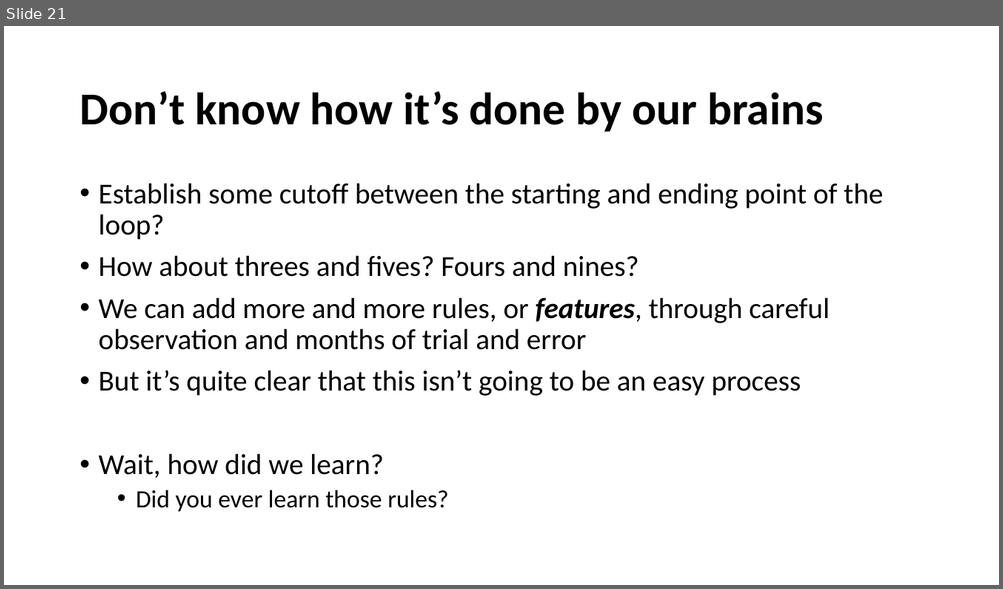
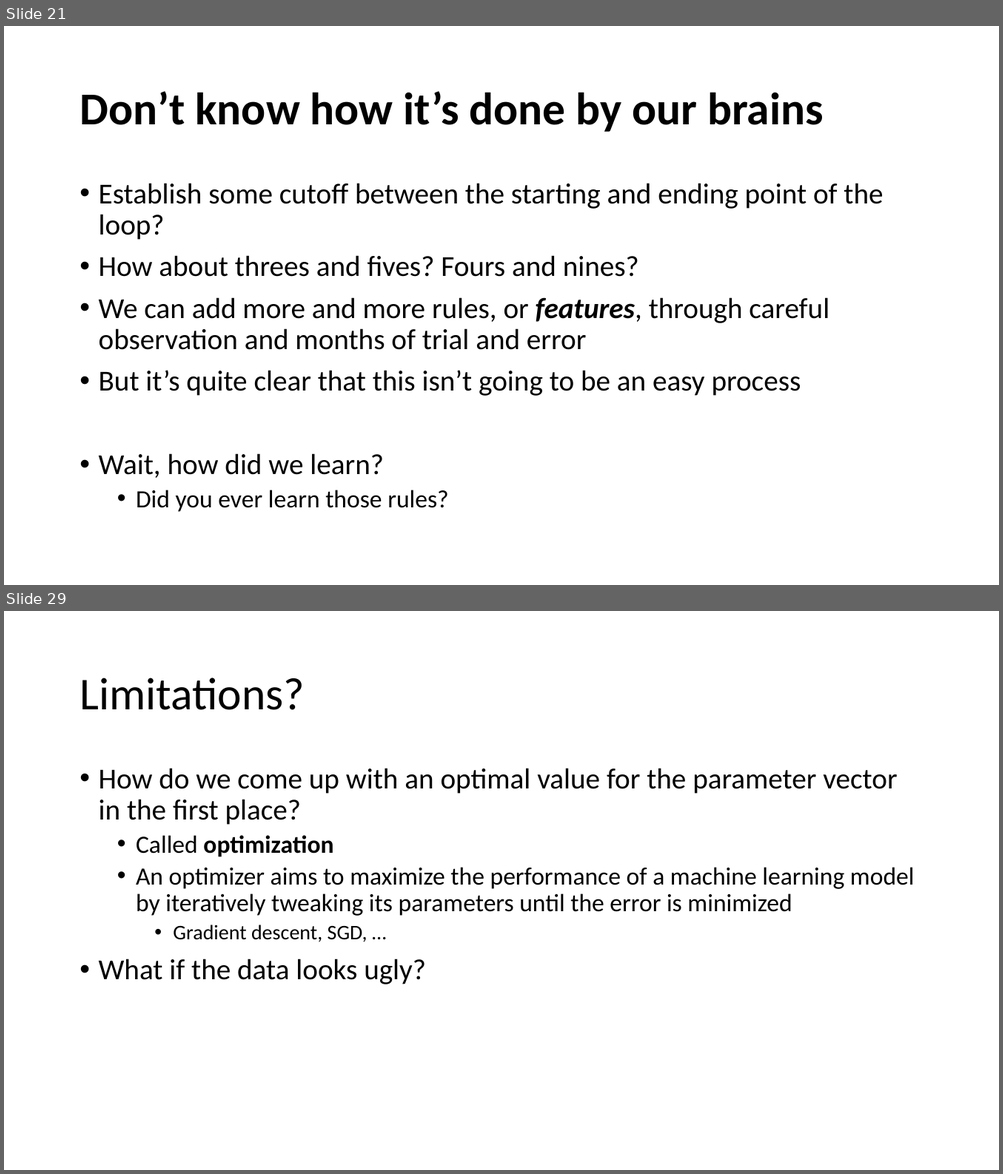
Before and after one commit to YeabinMoonEcon/BUS211, a slide deck: BUS243_NLP/lecture_notes/Lecture5.pptx. Shown one above the other, each under a label of ours: slide 21 before the commit, slides 21 and 29 after it; the slides between them are not shown. The pictures are 1003x589 and 1003x1174 pixels, drawn with LibreOffice and Linux fonts; fonts in the diff are those of the drawing. Boxes give left, top, right and bottom in pixels: in the first picture for what was removed or moved away, otherwise in the second. Text is boxed around its words. In the diff, an @@ line names an element or a change of style, - is before the commit and + after.

```diff
--- a/BUS243_NLP/lecture_notes/Lecture5.pptx
+++ b/BUS243_NLP/lecture_notes/Lecture5.pptx
@@ slide 29 added at (4, 611, 999, 1170), background #FFFFFF @@
@@ title added at (79, 678, 304, 710), 44 pt, text #000000 @@
+Limitations?
@@ text added at (99, 768, 914, 985), 24 pt, text #000000 @@
+• How do we come up with an optimal value for the parameter vector in the first place?
+  • Called optimization
+  • An optimizer aims to maximize the performance of a machine learning model by iteratively tweaking its parameters until the error is minimized
+    • Gradient descent, SGD, …
+• What if the data looks ugly?
```
Also in this commit, not shown: 1 slide changed, 25 other slides added, 1 other file.
